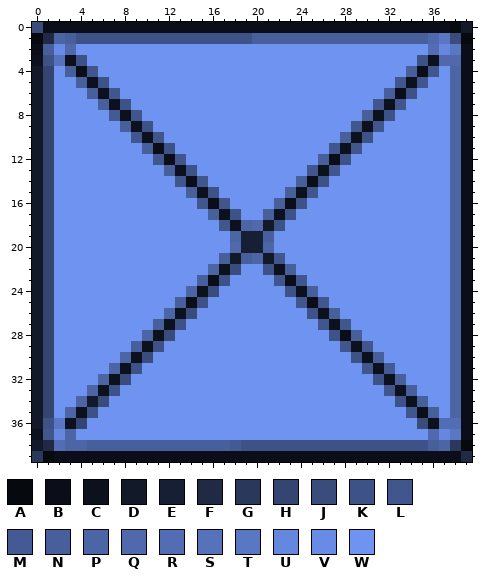
Two states of a pixel-art sprite, maca.png. Above: the version before the commit.
The file is 40x40 pixels. Colours within 5 levels of each other are drawn and written as one.
Palette (. is transparent): A #06090e  B #0b0e18  C #0d111e  D #121929  E #171f35  F #202a45  G #2a385c  H #344571  J #394c7c  K #3d5286  L #40568d  M #435a94  N #475f9a  P #4b65a5  Q #4f69ac  R #526db4  S #5572bb  T #5977c2  U #6587de  V #688ce5  W #6e93f0
The result:
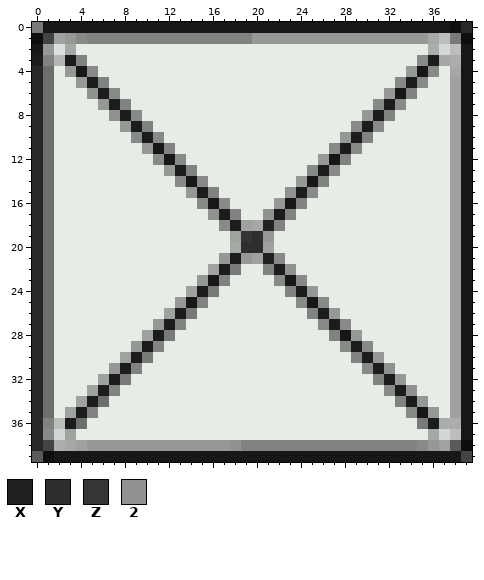
Colours new in this view: X #212123  Y #2d2e30  Z #343536  2 #909290
The exact change:
colour A: #06090e -> #0e0e0e
colour B: #0b0e18 -> #171717
colour C: #0d111e -> #1b1c1e
colour D: #121929 -> #272827
colour F: #202a45 -> #424342
colour G: #2a385c -> #595b59
colour H: #344571 -> #6d6f6d
colour J: #394c7c -> #787a78
colour K: #3d5286 -> #818381
colour L: #40568d -> #888a88
colour N: #475f9a -> #959895
colour P: #4b65a5 -> #9fa29f
colour Q: #4f69ac -> #a5a8a4
colour R: #526db4 -> #abaeaa
colour S: #5572bb -> #b3b6b4
colour T: #5977c2 -> #bbbeba
colour U: #6587de -> #d4d8d4
colour V: #688ce5 -> #dce0dc
colour W: #6e93f0 -> #e8ece7
y 1: x 4 K -> L
y 3: x 35 K -> L; x 38 Q -> R
y 4: x 38 P -> Q
y 6: x 5 N -> 2
y 8: x 7 M -> 2
y 15: x 23 N -> 2
y 17: x 16 N -> 2; x 21 N -> 2
y 18: x 21 D -> X
y 19: x 19..20 EE -> ZY
y 20: x 19..20 EE -> YY
y 21: x 18 D -> C; x 21 D -> X
y 22: x 23 N -> 2
y 31: x 7 P -> N; x 32 M -> 2
y 33: x 34 N -> 2
y 34: x 5..6 DJ -> CH
y 37: x 0 C -> D
y 38: x 3 P -> Q; x 18 M -> 2; x 35 K -> L
